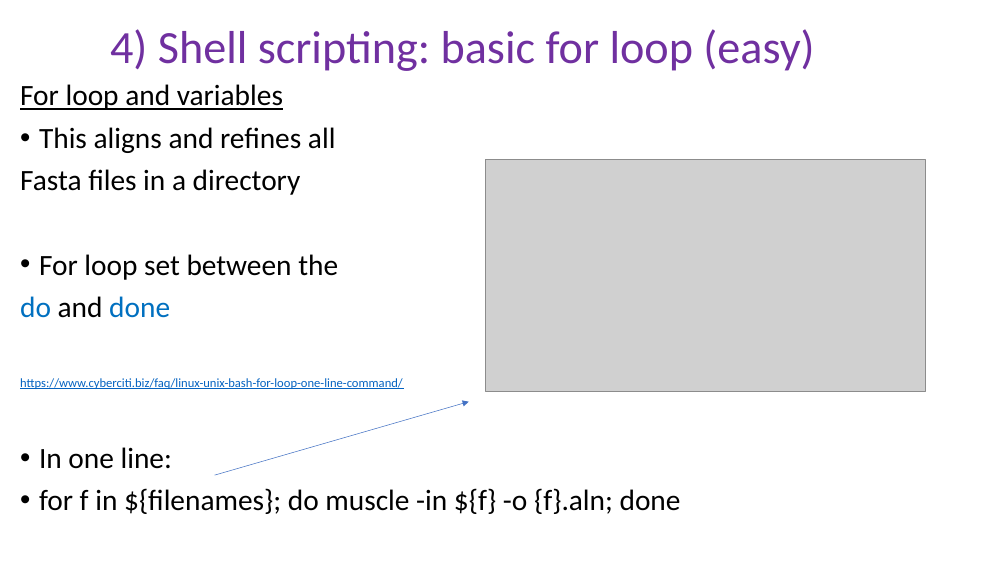
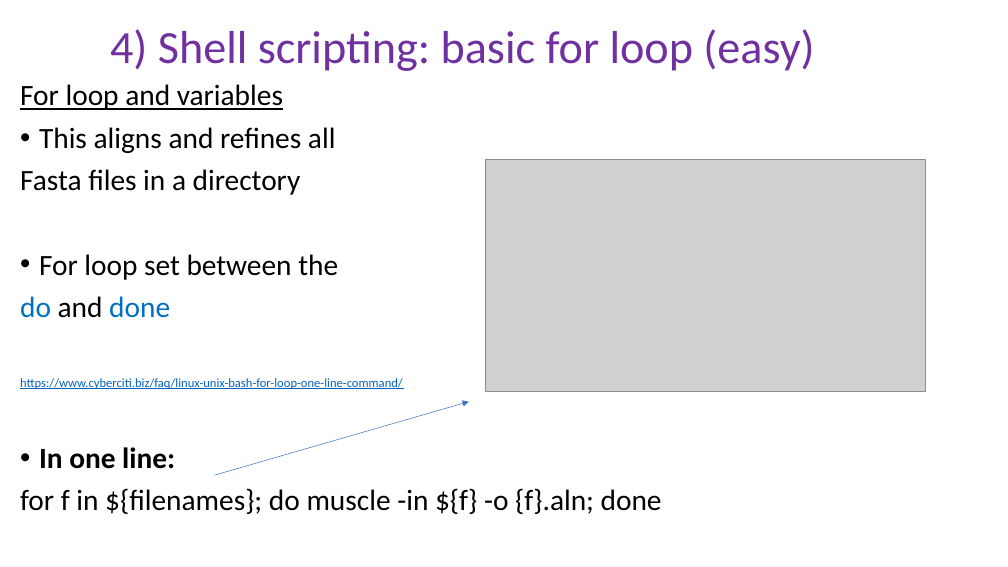
Before and after one commit to peterthorpe5/Msc_Digital_Health, a slide deck: slide 14 of powerpoint/4_Shell_scripting.pptx. Drawn at 1008x567 pixels with LibreOffice and Linux fonts; fonts in the diff are those of the drawing; grey boxes stand for pictures. Boxes give left, top, right and bottom in pixels: in the first picture for what was removed or moved away, otherwise in the second. Text is boxed around its words. In the diff, an @@ line names an element or a change of style, - is before the commit and + after.

```diff
--- a/powerpoint/4_Shell_scripting.pptx
+++ b/powerpoint/4_Shell_scripting.pptx
@@ text at <box>20,447,662,514</box>: bold on in "In one line:"; bullet • to none @@
```
Also in this commit, not shown: 6 other slides changed, 6 other files.
